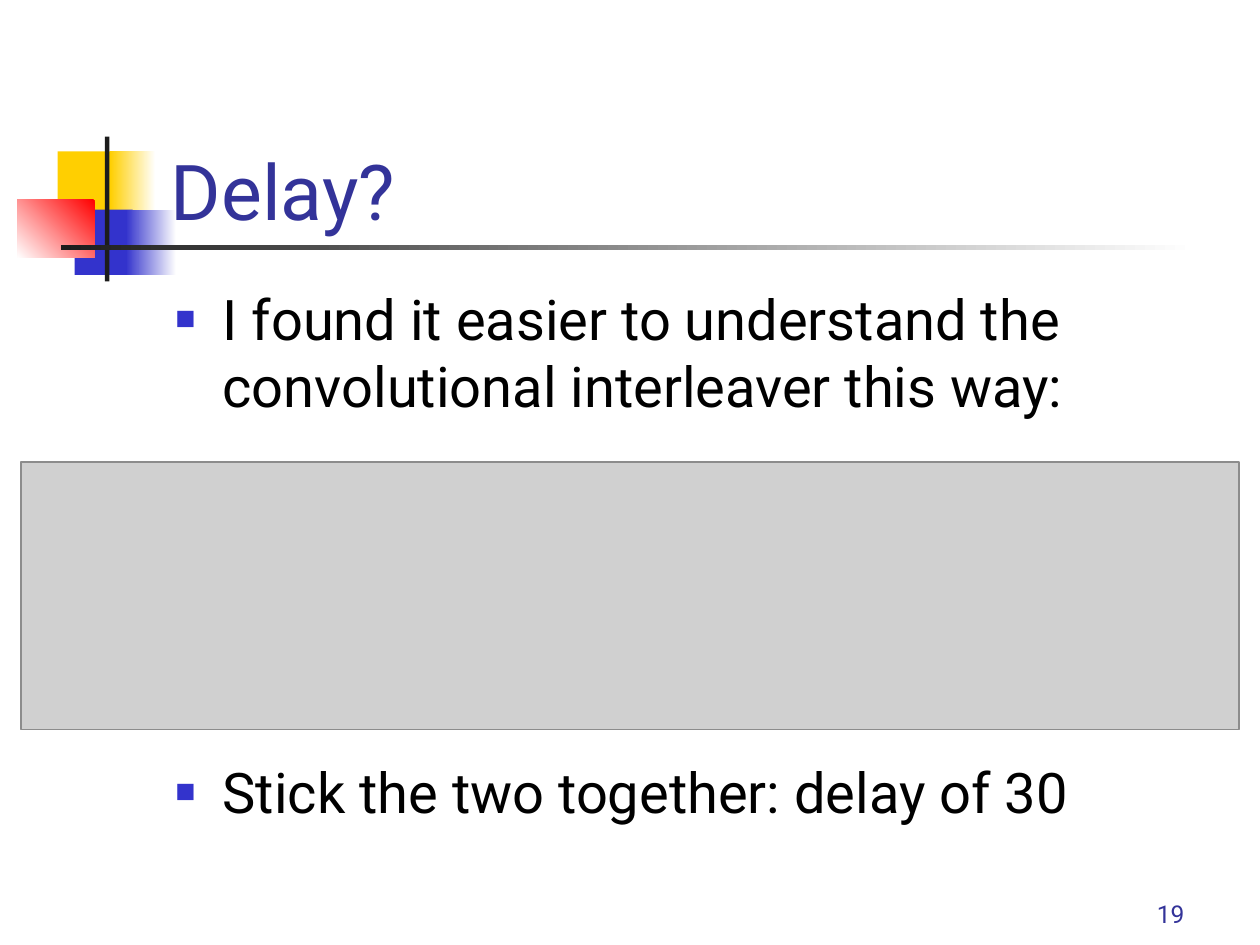
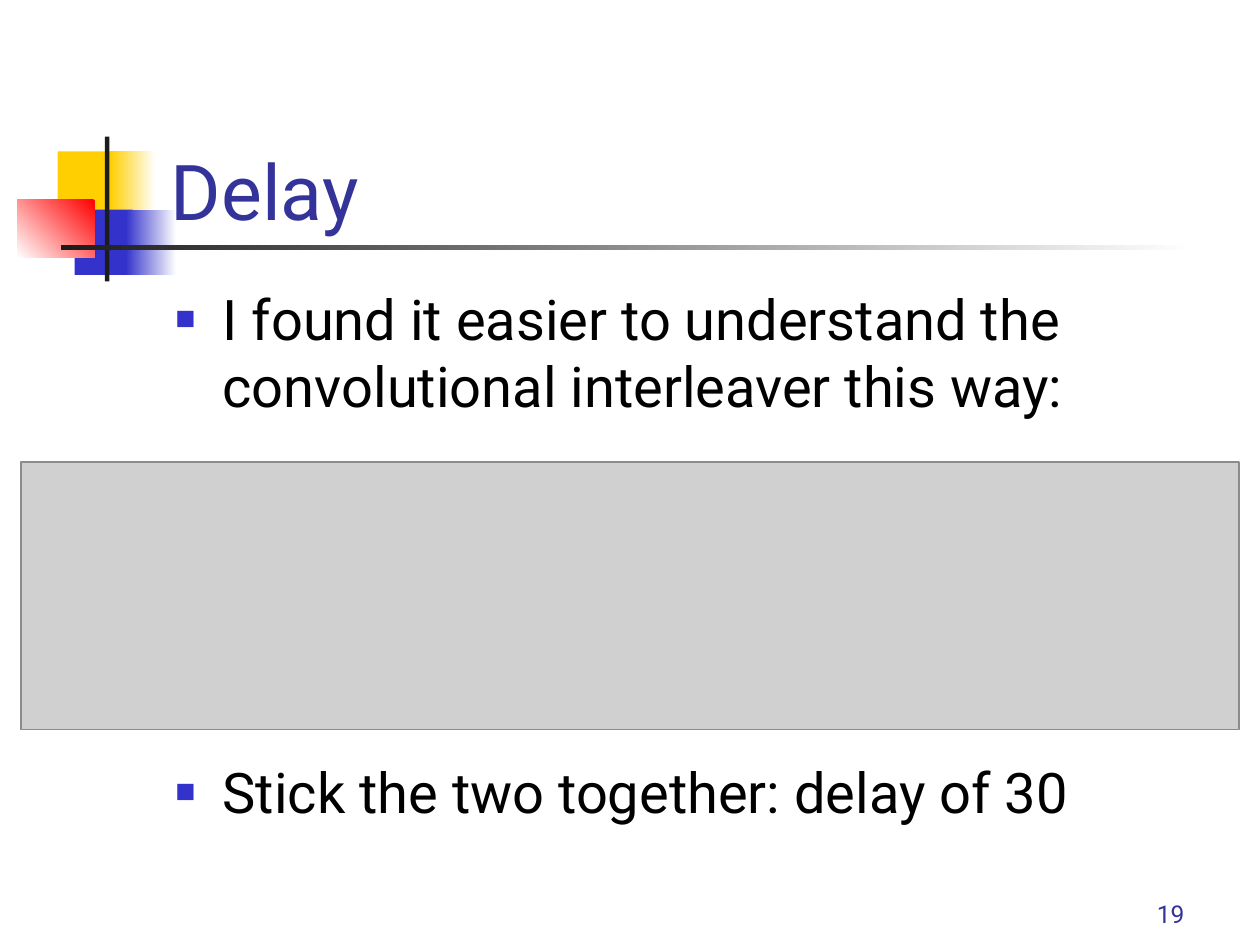
Before and after one commit to rrnewton/StreamIt, a slide deck: slide 19 of streams/apps/applications/hdtv/docs/Streamit-HDTV.ppt. Drawn at 1260x945 pixels with LibreOffice and Linux fonts; fonts in the diff are those of the drawing; grey boxes stand for pictures. Boxes give left, top, right and bottom in pixels: in the first picture for what was removed or moved away, otherwise in the second. Text is boxed around its words. In the diff, an @@ line names an element or a change of style, - is before the commit and + after.

```diff
--- a/streams/apps/applications/hdtv/docs/Streamit-HDTV.ppt
+++ b/streams/apps/applications/hdtv/docs/Streamit-HDTV.ppt
@@ title at [171,162,359,237]: text changed @@
-Delay?
+Delay
```
Also in this commit, not shown: 6 other slides changed, 1 other file.
